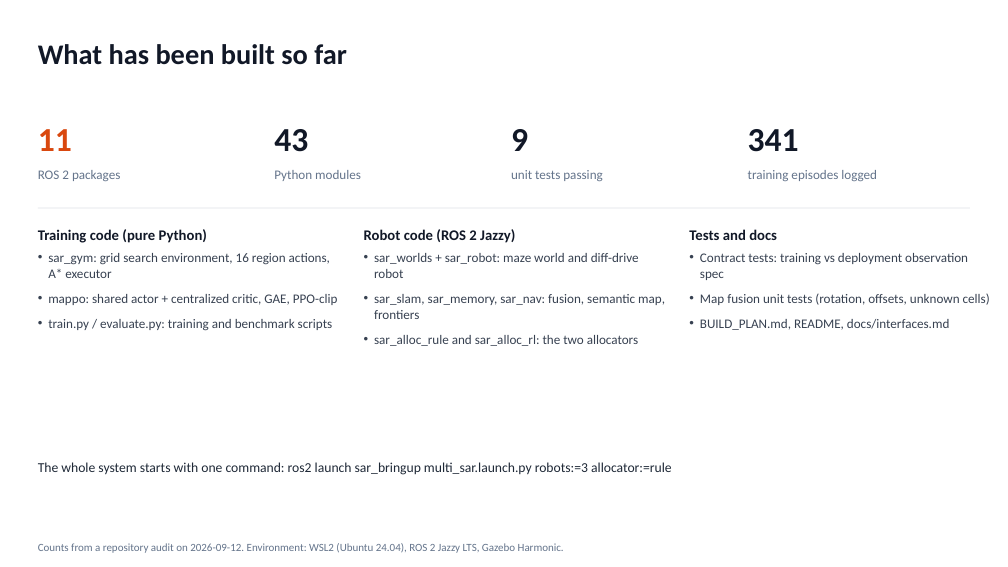
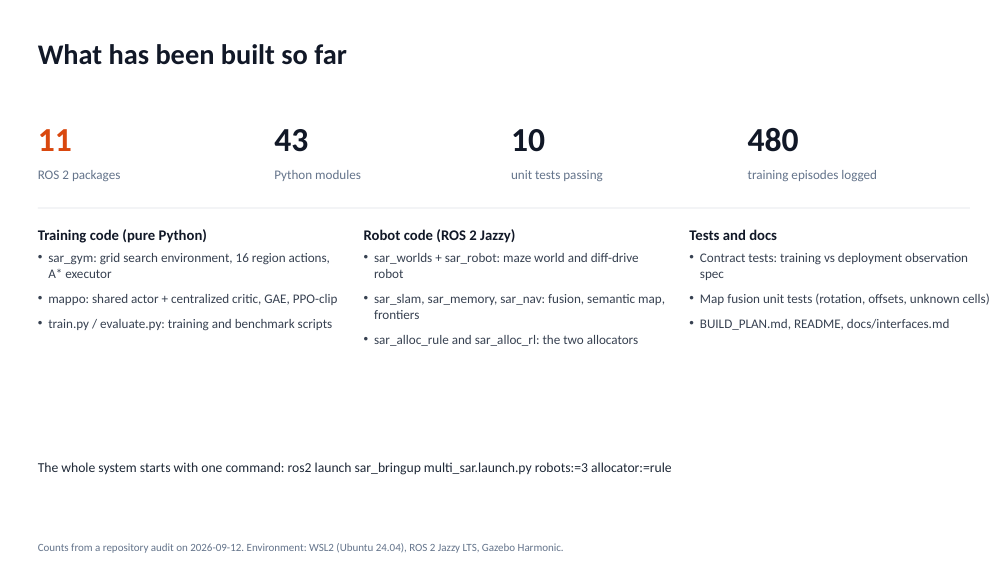
Before and after one commit to shyam050/cognitive-sar, a slide deck: slide 5 of reports/DA2_Presentation.pptx. Drawn at 1008x567 pixels with LibreOffice and Linux fonts; fonts in the diff are those of the drawing. Boxes give left, top, right and bottom in pixels: in the first picture for what was removed or moved away, otherwise in the second. Text is boxed around its words. In the diff, an @@ line names an element or a change of style, - is before the commit and + after.

Commit message:
Final benchmark data: report Section 4, deck, and summary regenerated from clean repo-code evaluations
- benchmark_summary.json: 3-robot (7 policies, both MAPPO modes) and
  single-robot (6 policies) results from mappo_v6, 6 maps x 4 episodes
- report: Table 1 (six allocators), new Table 2 (single- vs multi-robot),
  Figure 2 rebuilt from the mappo_v6 training curve, 4.2-4.4 rewritten
  (incl. the sticky-baseline finding), abstract + conclusion numbers updated
- deck: slides 5/7/8/9 updated to the final numbers with per-decimal labels

```diff
--- a/reports/DA2_Presentation.pptx
+++ b/reports/DA2_Presentation.pptx
@@ text at bbox=[511, 129, 545, 152]: text changed @@
-9
+10
@@ text at bbox=[748, 128, 799, 152]: text changed @@
-341
+480
```
Also in this commit, not shown: 3 other slides changed, 8 other files.
